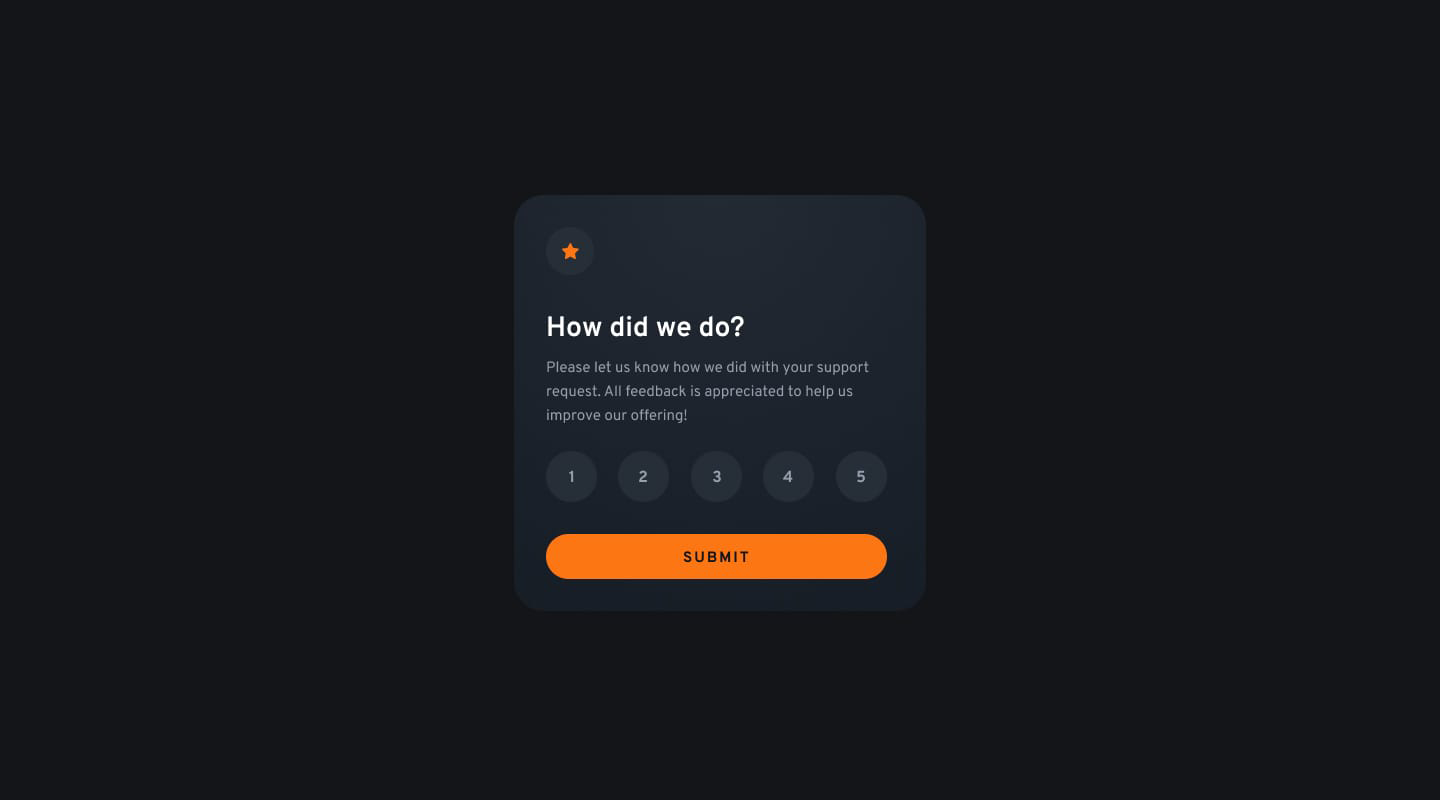
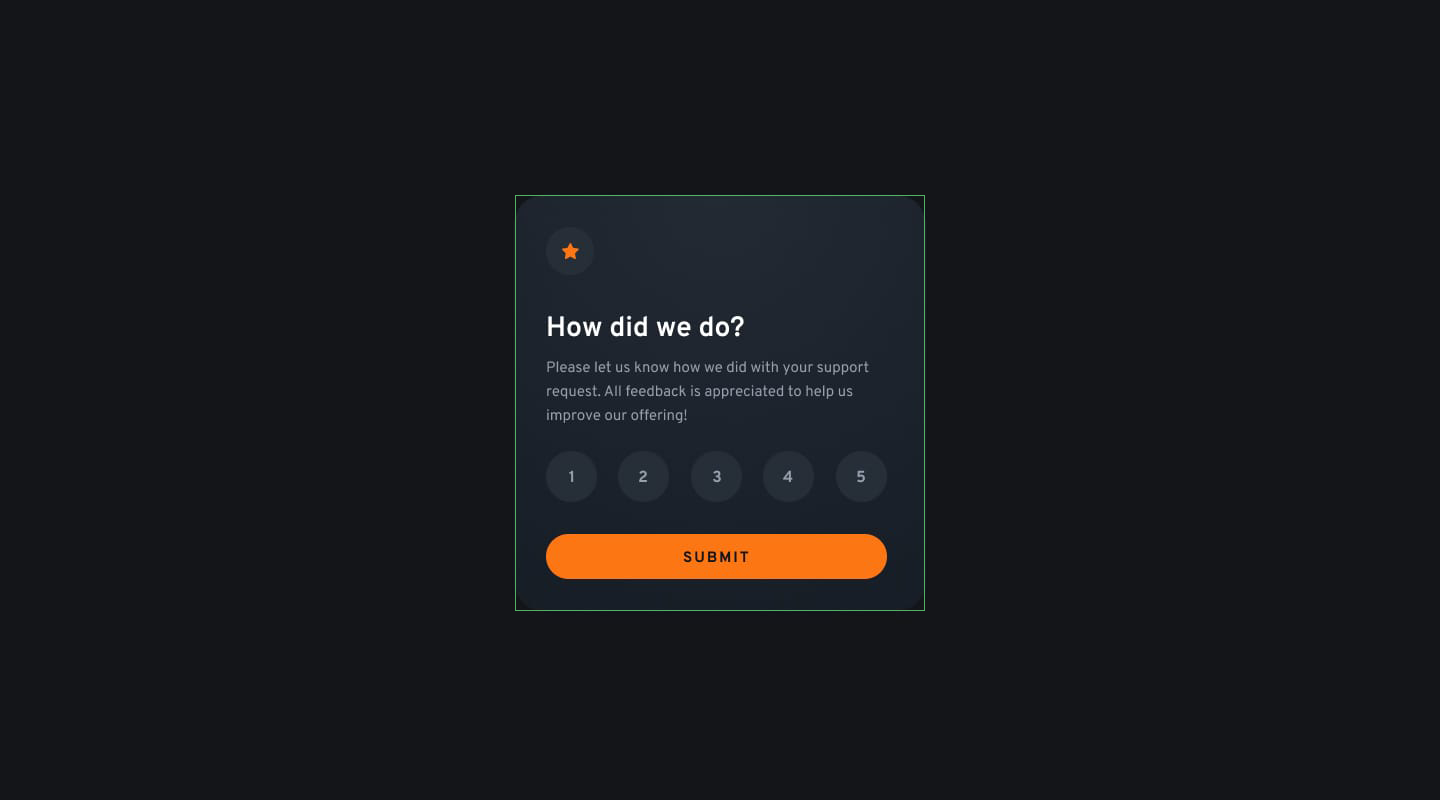
Two versions of the same layered image (1440x800). Layer-by-layer changes:
showed group "Container" (1st of 2) (13 layers) over [515, 195, 925, 611]
showed "Container" (2nd of 2, in "Container") over [515, 195, 925, 611]
